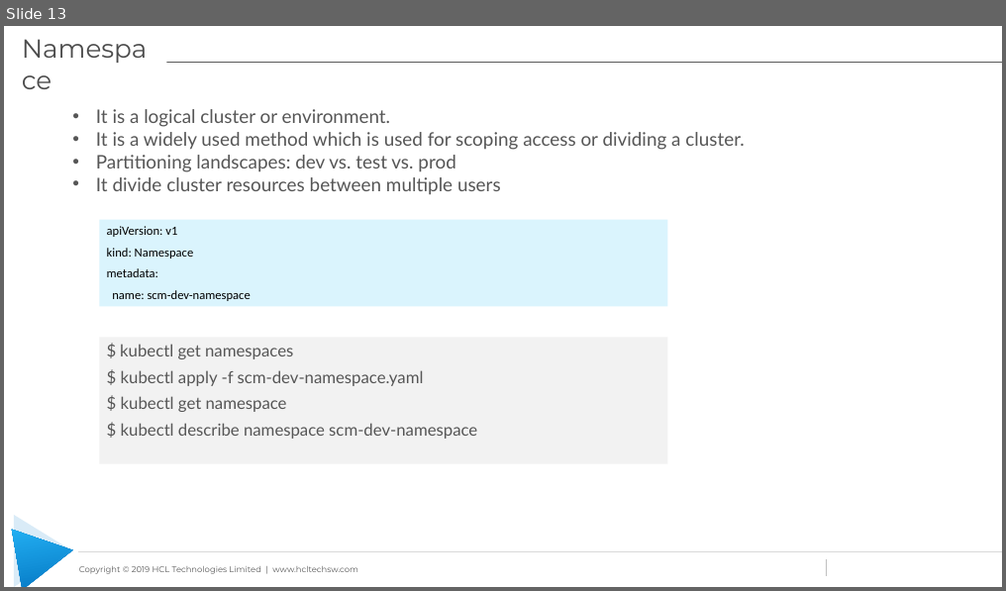
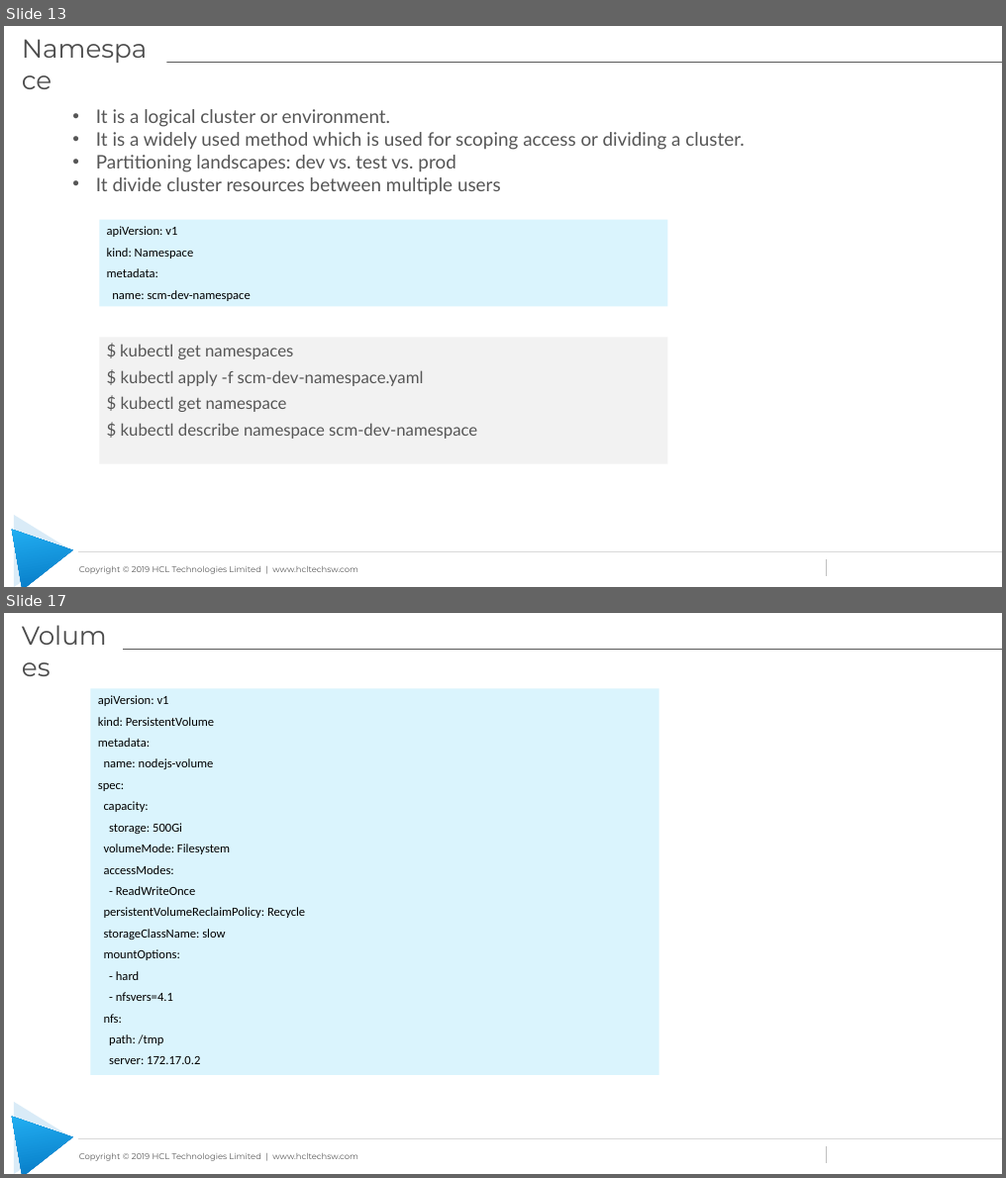
Before and after one commit to learning-zone/docker-and-kubernetes-basics, a slide deck: kubernetes-workshop-files/Kubernetes_Workshop.pptx. Shown one above the other, each under a label of ours: slide 13 before the commit, slides 13 and 17 after it; the slides between them are not shown. The pictures are 1006x591 and 1006x1178 pixels, drawn with LibreOffice and Linux fonts; fonts in the diff are those of the drawing; background and template pictures are left out. Boxes give left, top, right and bottom in pixels: in the first picture for what was removed or moved away, otherwise in the second. Text is boxed around its words. In the diff, an @@ line names an element or a change of style, - is before the commit and + after.

```diff
--- a/kubernetes-workshop-files/Kubernetes_Workshop.pptx
+++ b/kubernetes-workshop-files/Kubernetes_Workshop.pptx
@@ slide 17 added at (x1=4, y1=613, x2=1002, y2=1174), background #FFFFFF; not listed: 6 template elements that a slide beside it also shows @@
@@ title added at (x1=15, y1=616, x2=123, y2=667), 25 pt, text #4B4B4B @@
+Volumes
@@ rectangle added at (x1=91, y1=688, x2=659, y2=1075), fill #DAF4FD, 12 pt, text #000000 @@
+apiVersion: v1
+kind: PersistentVolume
+metadata:
+name: nodejs-volume
+spec:
+capacity:
+storage: 500Gi
+volumeMode: Filesystem
+accessModes:
+- ReadWriteOnce
+persistentVolumeReclaimPolicy: Recycle
+storageClassName: slow
+mountOptions:
+- hard
+- nfsvers=4.1
+nfs:
+path: /tmp
+server: 172.17.0.2
```
Also in this commit, not shown: 2 slides changed, 3 other slides added, 1 slide removed.
